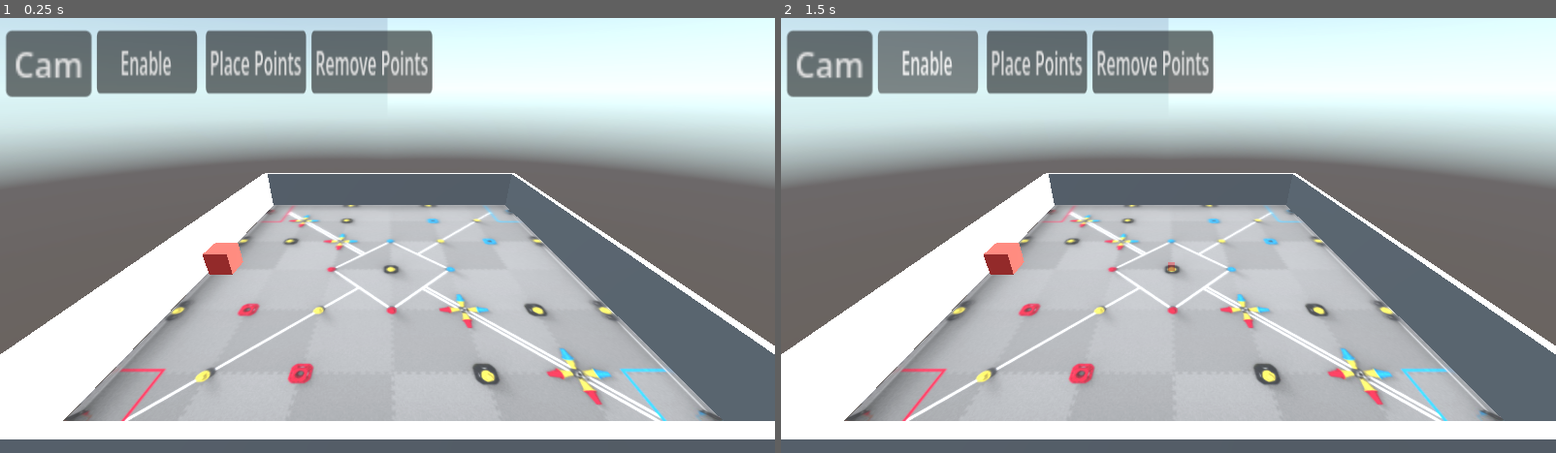
Above: before the commit, frames 1-2 (left to right).
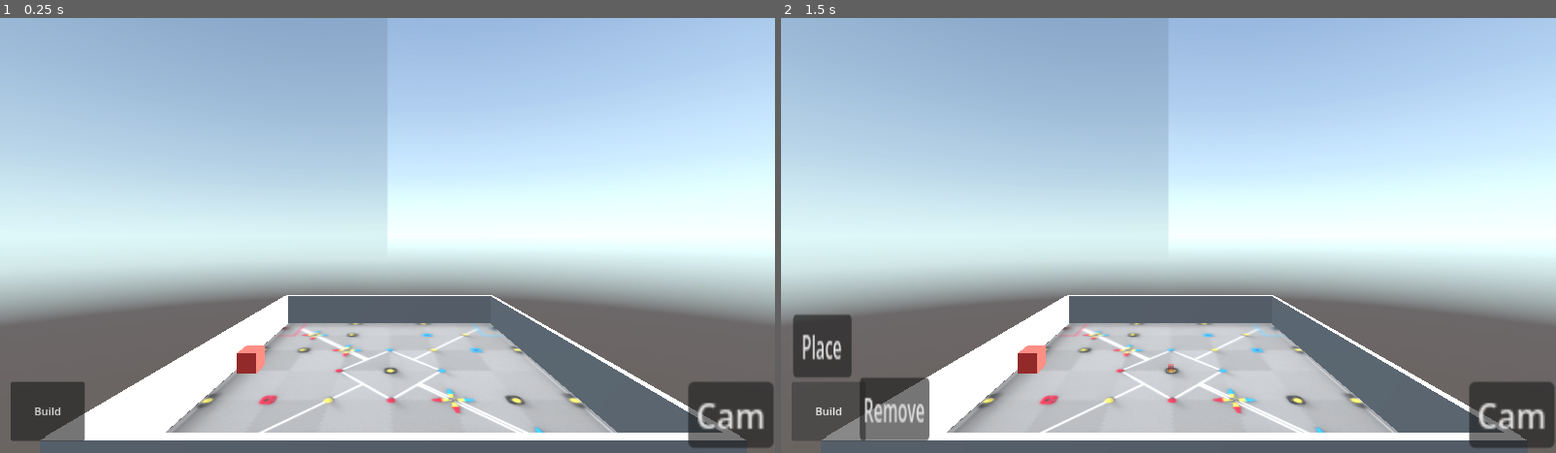
Above: after the commit, the same moments.

Repository: Aud4city-Pr0/AutoTrack---VEX-Auto-Planner
Game: Godot game, scene res://Scenes/VEXField.tscn
Same seed, same stepped clock (60 frames per second), same inputs: the game is played once before the commit and once after it.
Inputs:
- Up to frame 1 (0.25 s): no input
- Up to frame 2 (1.5 s): click "Cam" at 0.5 s; click "Enable" (after the commit: "Build") at 1.25 s

The runs differ from the first frame. In frame 1, 83% of the frame differs, in the area x 0-100%, y 0-99%; in frame 2, 83%.

Commit message:
changed ui to look more cleaner and added godots built in path 3d system

Diff:
--- a/Prefabs/ui.tscn
+++ b/Prefabs/ui.tscn
@@ -2,7 +2,7 @@
 
 [ext_resource type="Script" uid="uid://47xprjg5ofbd" path="res://Scripts/UI Scripts/UIScript.gd" id="1_ajyd5"]
 
-[node name="UI" type="Control" unique_id=1466292623]
+[node name="UI" type="Control" unique_id=1466292623 node_paths=PackedStringArray("placeBtn", "removeBtn")]
 layout_mode = 3
 anchors_preset = 15
 anchor_right = 1.0
@@ -10,60 +10,65 @@
 grow_horizontal = 2
 grow_vertical = 2
 script = ExtResource("1_ajyd5")
+placeBtn = NodePath("PointButton")
+removeBtn = NodePath("RemoveButton")
+
+[node name="EnablePlacement" type="Button" parent="." unique_id=1753915449]
+layout_mode = 1
+anchors_preset = 2
+anchor_top = 1.0
+anchor_bottom = 1.0
+offset_left = 16.0
+offset_top = -106.0
+offset_right = 126.0
+offset_bottom = -18.0
+grow_vertical = 0
+text = "Build"
 
 [node name="CamPositionButton" type="Button" parent="." unique_id=1586248954]
+layout_mode = 1
+anchors_preset = 8
+anchor_left = 0.5
+anchor_top = 0.5
+anchor_right = 0.5
+anchor_bottom = 0.5
+offset_left = 447.0
+offset_top = 218.0
+offset_right = 490.0
+offset_bottom = 249.0
+grow_horizontal = 2
+grow_vertical = 2
+scale = Vector2(2.9541037, 3.1748414)
+text = "Cam"
+
+[node name="PointButton" type="Button" parent="." unique_id=368985082]
+visible = false
+layout_mode = 1
+anchors_preset = -1
+anchor_top = 0.90999997
+anchor_bottom = 0.90999997
+offset_left = 18.0
+offset_top = -147.68
+offset_right = 77.57512
+offset_bottom = -116.67999
+grow_horizontal = 2
+grow_vertical = 2
+scale = Vector2(1.4603403, 3.010798)
+text = "Place"
+
+[node name="RemoveButton" type="Button" parent="." unique_id=1473146507]
+visible = false
 layout_mode = 1
 anchors_preset = -1
 anchor_top = 0.91
 anchor_bottom = 0.91
-offset_left = 9.0
-offset_top = -570.68
-offset_right = 52.0
-offset_bottom = -539.68
-grow_vertical = 0
-scale = Vector2(2.9541037, 3.1748414)
-text = "Cam"
-
-[node name="EnablePlacement" type="Button" parent="." unique_id=1753915449]
-layout_mode = 1
-anchors_preset = -1
-anchor_top = 0.90999997
-anchor_bottom = 0.90999997
-offset_left = 144.00005
-offset_top = -570.68
-offset_right = 246.00005
-offset_bottom = -539.68
-grow_horizontal = 2
-grow_vertical = 2
-scale = Vector2(1.4603403, 3.010798)
-text = "Enable"
-
-[node name="PointButton" type="Button" parent="." unique_id=368985082]
-layout_mode = 1
-anchors_preset = -1
-anchor_top = 0.90999997
-anchor_bottom = 0.90999997
-offset_left = 306.0
-offset_top = -570.68
-offset_right = 408.0
-offset_bottom = -539.68
-grow_horizontal = 2
-grow_vertical = 2
-scale = Vector2(1.4603403, 3.010798)
-text = "Place Points"
-
-[node name="RemoveButton" type="Button" parent="." unique_id=1473146507]
-layout_mode = 1
-anchors_preset = -1
-anchor_top = 0.91
-anchor_bottom = 0.91
-offset_left = 463.00003
-offset_top = -570.68
-offset_right = 586.0
-offset_bottom = -539.68
+offset_left = 117.00006
+offset_top = -53.679993
+offset_right = 188.00006
+offset_bottom = -22.679993
 grow_vertical = 0
 scale = Vector2(1.4603403, 3.010798)
-text = "Remove Points"
+text = "Remove"
 
 [connection signal="pressed" from="EnablePlacement" to="." method="_on_point_button_pressed"]
 [connection signal="pressed" from="PointButton" to="." method="_on_place_button_pressed"]
--- a/Scenes/VEXField.tscn
+++ b/Scenes/VEXField.tscn
@@ -32,6 +32,14 @@
 [sub_resource type="Environment" id="Environment_m5pvo"]
 background_mode = 2
 sky = SubResource("Sky_m5pvo")
+
+[sub_resource type="Curve3D" id="Curve3D_3su8x"]
+closed = true
+_data = {
+"points": PackedVector3Array(0, 0, 0, 0, 0, 0, 0, 0, 0, 0, 0, 0, 0, 0, 0, 0, 0, 0, 0, 0, 0, 0, 0, 0, 2.0629654, 0, -0.02842044, 0, 0, 0, 0, 0, 0, 3.2548366, 0, -0.0002659492, 0, 0, 0, 0, 0, 0, 4.568711, 0, -0.065959685, 0, 0, 0, 0, 0, 0, 5.676119, 0, 1.2385299, 0, 0, 0, 0, 0, 0, 5.6198106, 0, 2.4116318, 0, 0, 0, 0, 0, 0, 4.3810143, 0, 2.3553228, 0, 0, 0, 0, 0, 0, 2.1568136, 0, 2.299014, 0, 0, 0, 0, 0, 0, 0.95555687, 0, 2.402247, 0, 0, 0, 0, 0, 0, 2.0629654, 0, 1.285454, 0, 0, 0, 0, 0, 0, 3.3205304, 0, 1.2009907, 0, 0, 0, 0, 0, 0, 4.568711, 0, 1.2009907, 0, 0, 0, 0, 0, 0, 5.704273, 0, -1.2015224, 0, 0, 0, 0, 0, 0, 4.5311713, 0, -2.3089306, 0, 0, 0, 0, 0, 0, 2.2412767, 0, -2.4121637, 0, 0, 0, 0, 0, 0, 0.82416916, 0, -2.3558547),
+"tilts": PackedFloat32Array(0, 0, 0, 0, 0, 0, 0, 0, 0, 0, 0, 0, 0, 0, 0, 0, 0)
+}
+point_count = 17
 
 [node name="Node3D" type="Node3D" unique_id=1770036129]
 
@@ -86,11 +94,8 @@
 [node name="CollisionShape3D" type="CollisionShape3D" parent="Field/Walls/Wall4/StaticBody3D" unique_id=549998465]
 shape = SubResource("BoxShape3D_62mbl")
 
-[node name="Robor" parent="." unique_id=1922954782 instance=ExtResource("1_ikm06")]
-transform = Transform3D(1, 0, 0, 0, 1, 0, 0, 0, 1, -3.309667, 0.26352787, 0.011531293)
-
 [node name="ObserverCam" type="Camera3D" parent="." unique_id=2110258843 node_paths=PackedStringArray("point_parent")]
-transform = Transform3D(1, -2.012139e-08, -4.906556e-09, 2.012139e-08, 0.8877511, 0.46032375, -4.9065534e-09, -0.46032375, 0.8877511, -0.058899403, 3.264396, 4.806636)
+transform = Transform3D(1, 0, 0, 0, 1, 0, 0, 0, 1, -0.058899403, 3.1805956, 6.6795654)
 script = ExtResource("3_oxycb")
 point_scene = ExtResource("4_b03q4")
 phantom_scene = ExtResource("5_l8y8q")
@@ -109,3 +114,14 @@
 placmentScriptObject = NodePath("../ObserverCam")
 
 [node name="PointParent" type="Node" parent="." unique_id=615404697]
+
+[node name="Path3D" type="Path3D" parent="." unique_id=2111342294]
+transform = Transform3D(1, 0, 0, 0, 1, 0, 0, 0, 1, -3.2846851, 0, 0)
+curve = SubResource("Curve3D_3su8x")
+
+[node name="PathFollow3D" type="PathFollow3D" parent="Path3D" unique_id=1097020606]
+transform = Transform3D(-0.99998915, 0, 0, 0, 1, 0, 0, 0, -0.99998915, -0.0055401903, 0, 7.6324424e-05)
+use_model_front = true
+
+[node name="Robor" parent="Path3D/PathFollow3D" unique_id=1922954782 instance=ExtResource("1_ikm06")]
+transform = Transform3D(1, 0, 0, 0, 1, 0, 0, 0, 1, -0.019441843, 0.26352787, 0.011454969)
--- a/Scripts/PlacementScript.gd
+++ b/Scripts/PlacementScript.gd
@@ -19,6 +19,7 @@
 	disable_placement()
 
 func _process(_delta: float) -> void:
+	print_debug("Current mode is: " + str(current_mode))
 	if phantom == null or !phantom.is_inside_tree():
 		return
 	var mouse_position = get_viewport().get_mouse_position()
@@ -46,7 +47,8 @@
 	if ray_collider:
 		if current_mode == placementState.BUILD:
 			if phantom == null:
-				enable_placement()
+				phantom = phantom_scene.instantiate()
+				get_parent().add_child.call_deferred(phantom)
 			if Input.is_action_just_pressed("PlacePoint") and can_place:
 				var point = point_scene.instantiate()
 				point_parent.add_child(point)
--- a/Scripts/UI Scripts/UIScript.gd
+++ b/Scripts/UI Scripts/UIScript.gd
@@ -3,6 +3,8 @@
 # the ui script
 @export var placmentScriptObject: Node
 var isEnabled = false
+@export var placeBtn: Button
+@export var removeBtn: Button
 
 
 
@@ -10,9 +12,13 @@
 	if isEnabled == false:
 		placmentScriptObject.enable_placement()
 		isEnabled = true
+		placeBtn.show()
+		removeBtn.show()
 	elif isEnabled == true:
 		placmentScriptObject.disable_placement()
 		isEnabled = false
+		placeBtn.hide()
+		removeBtn.hide()
 
 func _on_place_button_pressed():
 	if isEnabled == true:
